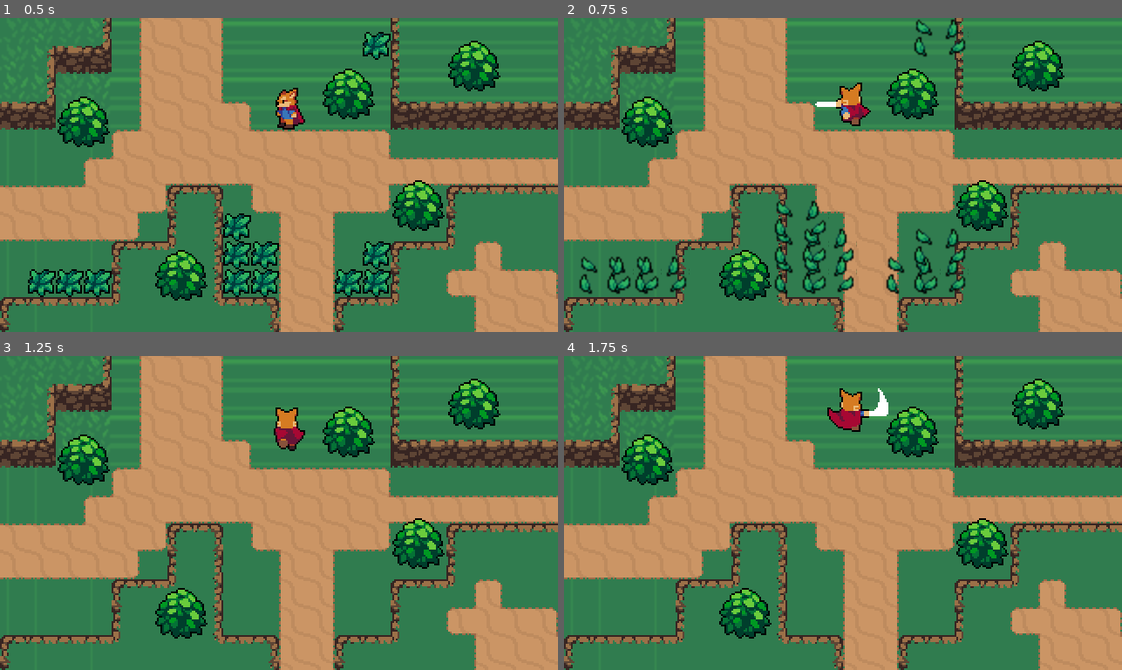
Above: before the commit, frames 1-4 (two rows, left to right).
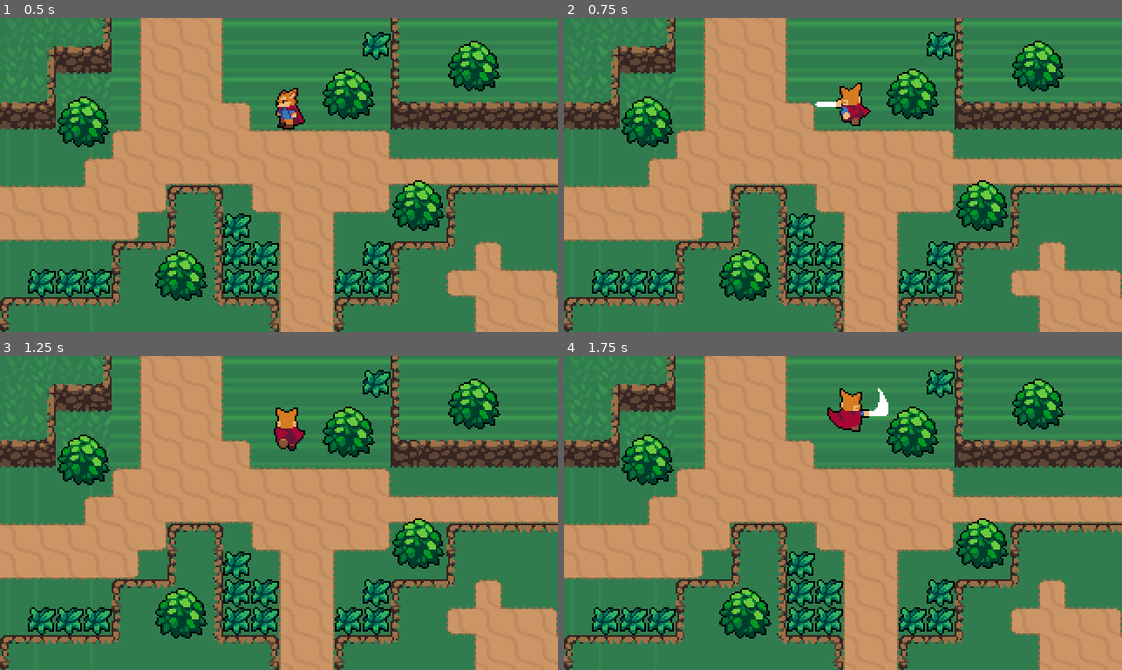
Above: after the commit, the same moments.

Repository: aplanas1/Adventure-Legend
Game: Godot game, scene res://World.tscn
The game is run twice, just before and just after one commit, with the same random seed, the same clock (stepped at 60 frames per second) and the same inputs.
Inputs:
- Up to frame 1 (0.5 s): no input
- Up to frame 2 (0.75 s): tap Enter at 0.5 s; hold Up (ui_up) from 0.53 s (still down); tap Space (attack) at 0.6 s
- Up to frame 3 (1.25 s): keep holding Up (ui_up)
- Up to frame 4 (1.75 s): keep holding Up (ui_up); tap Space (attack) at 1.35 s

Frame 1 is identical in both runs. In frame 2, 6.4% of the frame differs, in the area x 2-73%, y 0-89%; in frame 3, 4.0%; in frame 4, 4.0%.

Commit message:
Video 11

Diff:
--- /dev/null
+++ b/Hitboxes/Hitbox.tscn
@@ -0,0 +1,7 @@
+[gd_scene format=2]
+
+[node name="Hitbox" type="Area2D"]
+collision_layer = 0
+collision_mask = 0
+
+[node name="CollisionShape2D" type="CollisionShape2D" parent="."]
--- /dev/null
+++ b/Hitboxes/Hurtbox.tscn
@@ -0,0 +1,7 @@
+[gd_scene format=2]
+
+[node name="Hurtbox" type="Area2D"]
+collision_layer = 0
+collision_mask = 0
+
+[node name="CollisionShape2D" type="CollisionShape2D" parent="."]
--- a/Player/Player.tscn
+++ b/Player/Player.tscn
@@ -1,7 +1,8 @@
-[gd_scene load_steps=38 format=2]
+[gd_scene load_steps=40 format=2]
 
 [ext_resource path="res://Player/Player.gd" type="Script" id=1]
 [ext_resource path="res://Player/Player.png" type="Texture" id=2]
+[ext_resource path="res://Hitboxes/Hitbox.tscn" type="PackedScene" id=3]
 
 [sub_resource type="CapsuleShape2D" id=1]
 radius = 4.0
@@ -36,6 +37,30 @@
 "method": "attack_animation_finished"
 } ]
 }
+tracks/2/type = "value"
+tracks/2/path = NodePath("../HitboxPivot:rotation_degrees")
+tracks/2/interp = 1
+tracks/2/loop_wrap = true
+tracks/2/imported = false
+tracks/2/enabled = true
+tracks/2/keys = {
+"times": PoolRealArray( 0 ),
+"transitions": PoolRealArray( 1 ),
+"update": 0,
+"values": [ 90.0 ]
+}
+tracks/3/type = "value"
+tracks/3/path = NodePath("../HitboxPivot/SwordHitbox/CollisionShape2D:disabled")
+tracks/3/interp = 1
+tracks/3/loop_wrap = true
+tracks/3/imported = false
+tracks/3/enabled = true
+tracks/3/keys = {
+"times": PoolRealArray( 0.1, 0.3 ),
+"transitions": PoolRealArray( 1, 1 ),
+"update": 1,
+"values": [ false, true ]
+}
 
 [sub_resource type="Animation" id=26]
 resource_name = "AttackLeft"
@@ -66,6 +91,30 @@
 "method": "attack_animation_finished"
 } ]
 }
+tracks/2/type = "value"
+tracks/2/path = NodePath("../HitboxPivot:rotation_degrees")
+tracks/2/interp = 1
+tracks/2/loop_wrap = true
+tracks/2/imported = false
+tracks/2/enabled = true
+tracks/2/keys = {
+"times": PoolRealArray( 0 ),
+"transitions": PoolRealArray( 1 ),
+"update": 0,
+"values": [ 180.0 ]
+}
+tracks/3/type = "value"
+tracks/3/path = NodePath("../HitboxPivot/SwordHitbox/CollisionShape2D:disabled")
+tracks/3/interp = 1
+tracks/3/loop_wrap = true
+tracks/3/imported = false
+tracks/3/enabled = true
+tracks/3/keys = {
+"times": PoolRealArray( 0.1, 0.3 ),
+"transitions": PoolRealArray( 1, 1 ),
+"update": 1,
+"values": [ false, true ]
+}
 
 [sub_resource type="Animation" id=27]
 resource_name = "AttackRight"
@@ -96,6 +145,30 @@
 "method": "attack_animation_finished"
 } ]
 }
+tracks/2/type = "value"
+tracks/2/path = NodePath("../HitboxPivot:rotation_degrees")
+tracks/2/interp = 1
+tracks/2/loop_wrap = true
+tracks/2/imported = false
+tracks/2/enabled = true
+tracks/2/keys = {
+"times": PoolRealArray( 0 ),
+"transitions": PoolRealArray( 1 ),
+"update": 0,
+"values": [ 0.0 ]
+}
+tracks/3/type = "value"
+tracks/3/path = NodePath("../HitboxPivot/SwordHitbox/CollisionShape2D:disabled")
+tracks/3/interp = 1
+tracks/3/loop_wrap = true
+tracks/3/imported = false
+tracks/3/enabled = true
+tracks/3/keys = {
+"times": PoolRealArray( 0.1, 0.3 ),
+"transitions": PoolRealArray( 1, 1 ),
+"update": 1,
+"values": [ false, true ]
+}
 
 [sub_resource type="Animation" id=28]
 resource_name = "AttackUp"
@@ -126,6 +199,30 @@
 "method": "attack_animation_finished"
 } ]
 }
+tracks/2/type = "value"
+tracks/2/path = NodePath("../HitboxPivot:rotation_degrees")
+tracks/2/interp = 1
+tracks/2/loop_wrap = true
+tracks/2/imported = false
+tracks/2/enabled = true
+tracks/2/keys = {
+"times": PoolRealArray( 0 ),
+"transitions": PoolRealArray( 1 ),
+"update": 0,
+"values": [ -90.0 ]
+}
+tracks/3/type = "value"
+tracks/3/path = NodePath("../HitboxPivot/SwordHitbox/CollisionShape2D:disabled")
+tracks/3/interp = 1
+tracks/3/loop_wrap = true
+tracks/3/imported = false
+tracks/3/enabled = true
+tracks/3/keys = {
+"times": PoolRealArray( 0.1, 0.3 ),
+"transitions": PoolRealArray( 1, 1 ),
+"update": 1,
+"values": [ false, true ]
+}
 
 [sub_resource type="Animation" id=7]
 resource_name = "IdleDown"
@@ -208,6 +305,30 @@
 "transitions": PoolRealArray( 1 ),
 "update": 0,
 "values": [ 18 ]
+}
+tracks/1/type = "value"
+tracks/1/path = NodePath("../HitboxPivot:rotation_degrees")
+tracks/1/interp = 1
+tracks/1/loop_wrap = true
+tracks/1/imported = false
+tracks/1/enabled = true
+tracks/1/keys = {
+"times": PoolRealArray( 0 ),
+"transitions": PoolRealArray( 1 ),
+"update": 0,
+"values": [ 0.0 ]
+}
+tracks/2/type = "value"
+tracks/2/path = NodePath("../HitboxPivot/SwordHitbox/CollisionShape2D:disabled")
+tracks/2/interp = 1
+tracks/2/loop_wrap = true
+tracks/2/imported = false
+tracks/2/enabled = true
+tracks/2/keys = {
+"times": PoolRealArray( 0 ),
+"transitions": PoolRealArray( 1 ),
+"update": 0,
+"values": [ true ]
 }
 
 [sub_resource type="Animation" id=4]
@@ -373,7 +494,11 @@
 
 [sub_resource type="AnimationNodeStateMachinePlayback" id=22]
 
+[sub_resource type="CapsuleShape2D" id=36]
+height = 12.0
+
 [node name="Player" type="KinematicBody2D"]
+collision_layer = 2
 script = ExtResource( 1 )
 
 [node name="Sprite" type="Sprite" parent="."]
@@ -412,3 +537,16 @@
 __meta__ = {
 "_editor_description_": ""
 }
+
+[node name="HitboxPivot" type="Position2D" parent="."]
+position = Vector2( 0, -4 )
+
+[node name="SwordHitbox" parent="HitboxPivot" instance=ExtResource( 3 )]
+position = Vector2( 15, 0 )
+collision_mask = 8
+
+[node name="CollisionShape2D" parent="HitboxPivot/SwordHitbox" index="0"]
+shape = SubResource( 36 )
+disabled = true
+
+[editable path="HitboxPivot/SwordHitbox"]
--- a/World.tscn
+++ b/World.tscn
@@ -501,6 +501,7 @@
 [node name="DirtCliffTileMap" type="TileMap" parent="."]
 tile_set = SubResource( 2 )
 cell_size = Vector2( 32, 32 )
+collision_mask = 0
 format = 1
 tile_data = PoolIntArray( -1, 0, 0, -65536, 0, 1, -65535, 0, 2, -65529, 0, 0, -65528, 0, 1, -65527, 0, 1, -65526, 0, 2, …(722 unchanged characters)…
 
--- a/World/Bush.tscn
+++ b/World/Bush.tscn
@@ -7,6 +7,7 @@
 height = 12.0
 
 [node name="Bush" type="StaticBody2D"]
+collision_mask = 0
 
 [node name="Sprite" type="Sprite" parent="."]
 position = Vector2( 0, -4 )
--- a/World/Grass.gd
+++ b/World/Grass.gd
@@ -1,10 +1,12 @@
 extends Node2D
 
-func _process(delta):
-	if Input.is_action_just_pressed("attack"):
-		var GrassEffect = load("res://Effects/GrassEffect.tscn")
-		var grassEffect = GrassEffect.instance()
-		var world = get_tree().current_scene
-		world.add_child(grassEffect)
-		grassEffect.global_position = global_position
-		queue_free()
+func create_grass_effect():
+	var GrassEffect = load("res://Effects/GrassEffect.tscn")
+	var grassEffect = GrassEffect.instance()
+	var world = get_tree().current_scene
+	world.add_child(grassEffect)
+	grassEffect.global_position = global_position
+
+func _on_Hurtbox_area_entered(area):
+	create_grass_effect()
+	queue_free()
--- a/World/Grass.tscn
+++ b/World/Grass.tscn
@@ -1,7 +1,11 @@
-[gd_scene load_steps=3 format=2]
+[gd_scene load_steps=5 format=2]
 
 [ext_resource path="res://World/Grass.png" type="Texture" id=1]
 [ext_resource path="res://World/Grass.gd" type="Script" id=2]
+[ext_resource path="res://Hitboxes/Hurtbox.tscn" type="PackedScene" id=3]
+
+[sub_resource type="RectangleShape2D" id=1]
+extents = Vector2( 7, 7 )
 
 [node name="Grass" type="Node2D"]
 script = ExtResource( 2 )
@@ -10,3 +14,14 @@
 texture = ExtResource( 1 )
 centered = false
 offset = Vector2( -8, -8 )
+
+[node name="Hurtbox" parent="." instance=ExtResource( 3 )]
+collision_layer = 8
+
+[node name="CollisionShape2D" parent="Hurtbox" index="0"]
+position = Vector2( 8, 8 )
+shape = SubResource( 1 )
+
+[connection signal="area_entered" from="Hurtbox" to="." method="_on_Hurtbox_area_entered"]
+
+[editable path="Hurtbox"]
--- a/project.godot
+++ b/project.godot
@@ -60,6 +60,13 @@
  ]
 }
 
+[layer_names]
+
+2d_physics/layer_1="World"
+2d_physics/layer_2="Player"
+2d_physics/layer_3="PlayerHurtbox"
+2d_physics/layer_4="EnemyHurtbox"
+
 [physics]
 
 common/enable_pause_aware_picking=true
